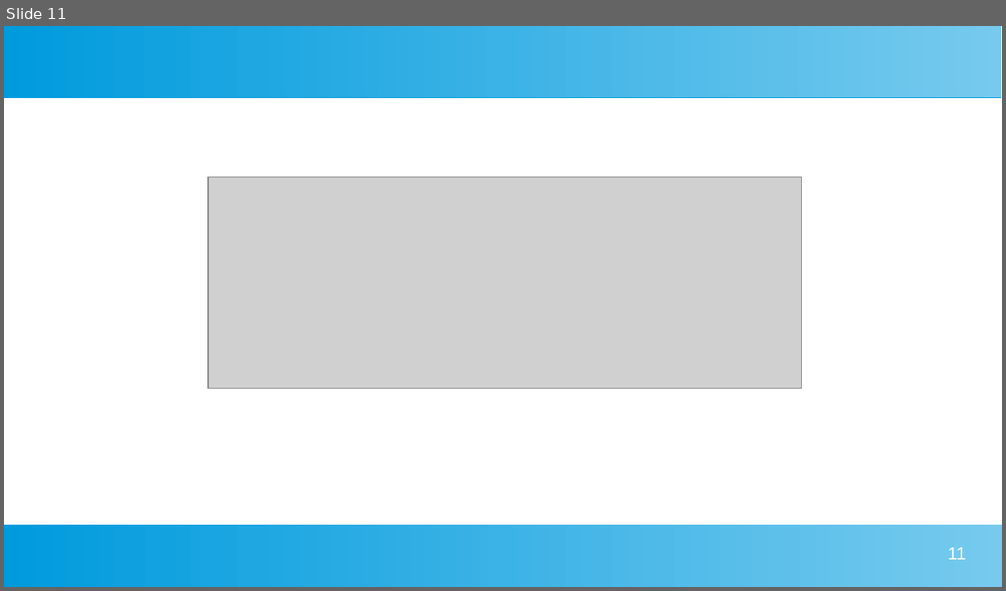
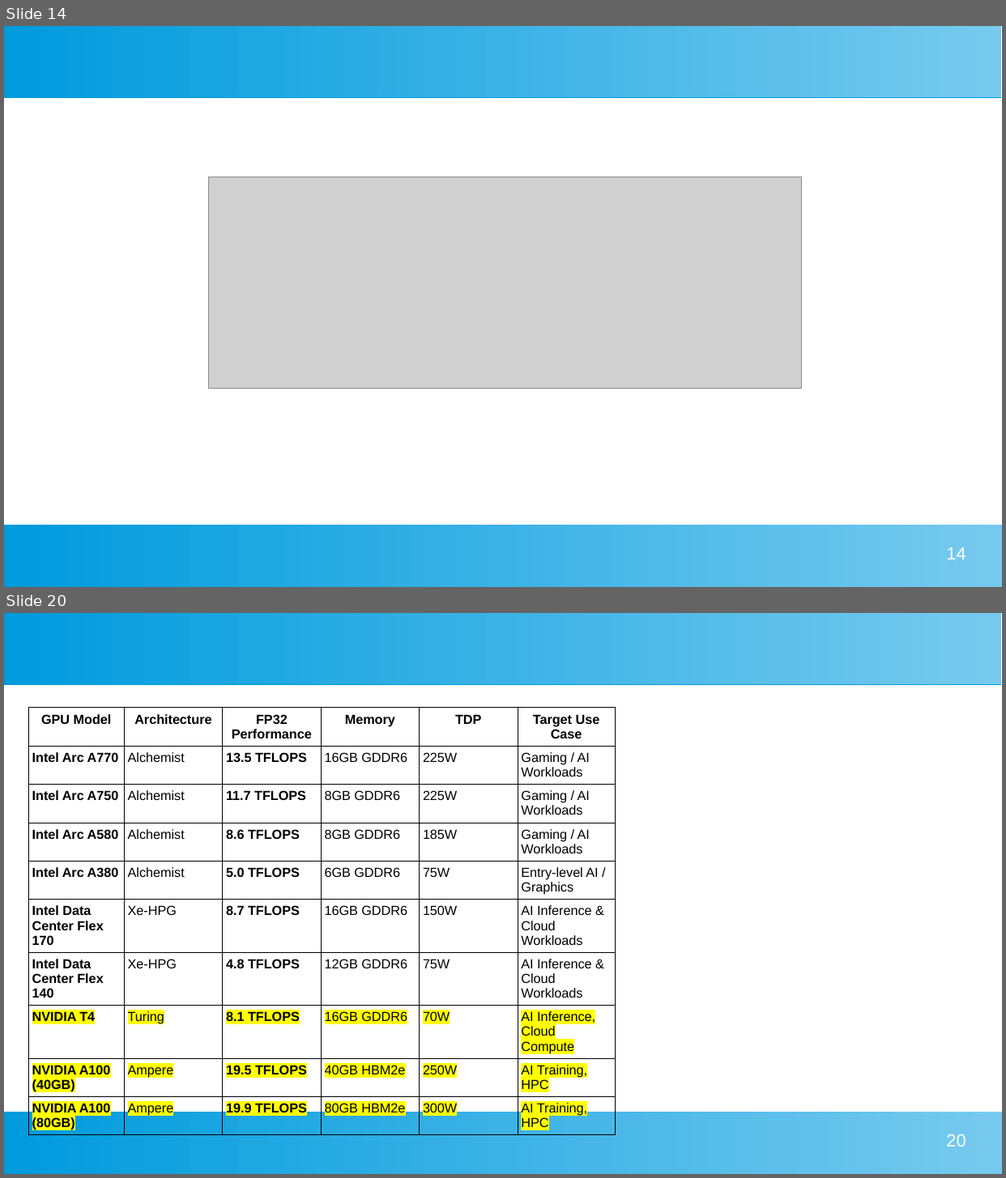
Before and after one commit to pradeepkdlkrni/sem4_project_submissions, a slide deck: submission/phase1/powerPoint/vsr.ppsx. Shown one above the other, each under a label of ours: slide 11 before the commit, slides 14 and 20 after it; the slides between them are not shown. The pictures are 1006x591 and 1006x1178 pixels, drawn with LibreOffice and Linux fonts; fonts in the diff are those of the drawing; grey boxes stand for pictures. Boxes give left, top, right and bottom in pixels: in the first picture for what was removed or moved away, otherwise in the second. Text is boxed around its words. In the diff, an @@ line names an element or a change of style, - is before the commit and + after.

```diff
--- a/submission/phase1/powerPoint/vsr.ppsx
+++ b/submission/phase1/powerPoint/vsr.ppsx
@@ slide 20 added at [4,613,1002,1174], background #FFFFFF; not listed: 2 template elements that a slide beside it also shows @@
@@ table added at [28,707,617,1161], 10 rows, 6 columns @@
+GPU Model | Architecture | FP32 Performance | Memory | TDP | Target Use Case
+Intel Arc A770 | Alchemist | 13.5 TFLOPS | 16GB GDDR6 | 225W | Gaming / AI Workloads
+Intel Arc A750 | Alchemist | 11.7 TFLOPS | 8GB GDDR6 | 225W | Gaming / AI Workloads
+Intel Arc A580 | Alchemist | 8.6 TFLOPS | 8GB GDDR6 | 185W | Gaming / AI Workloads
+Intel Arc A380 | Alchemist | 5.0 TFLOPS | 6GB GDDR6 | 75W | Entry-level AI / Graphics
+Intel Data Center Flex 170 | Xe-HPG | 8.7 TFLOPS | 16GB GDDR6 | 150W | AI Inference & Cloud Workloads
+Intel Data Center Flex 140 | Xe-HPG | 4.8 TFLOPS | 12GB GDDR6 | 75W | AI Inference & Cloud Workloads
+NVIDIA T4 | Turing | 8.1 TFLOPS | 16GB GDDR6 | 70W | AI Inference, Cloud Compute
+NVIDIA A100 (40GB) | Ampere | 19.5 TFLOPS | 40GB HBM2e | 250W | AI Training, HPC
+NVIDIA A100 (80GB) | Ampere | 19.9 TFLOPS | 80GB HBM2e | 300W | AI Training, HPC
@@ page number added at [946,1135,965,1147], 14 pt, text #FFFFFF @@
+20
@@ what was slide 11 is now slide 14 @@
@@ page number at [946,548,965,560]: text changed @@
-11
+14
```
Also in this commit, not shown: 7 slides changed, 10 other slides added, 3 slides removed.
